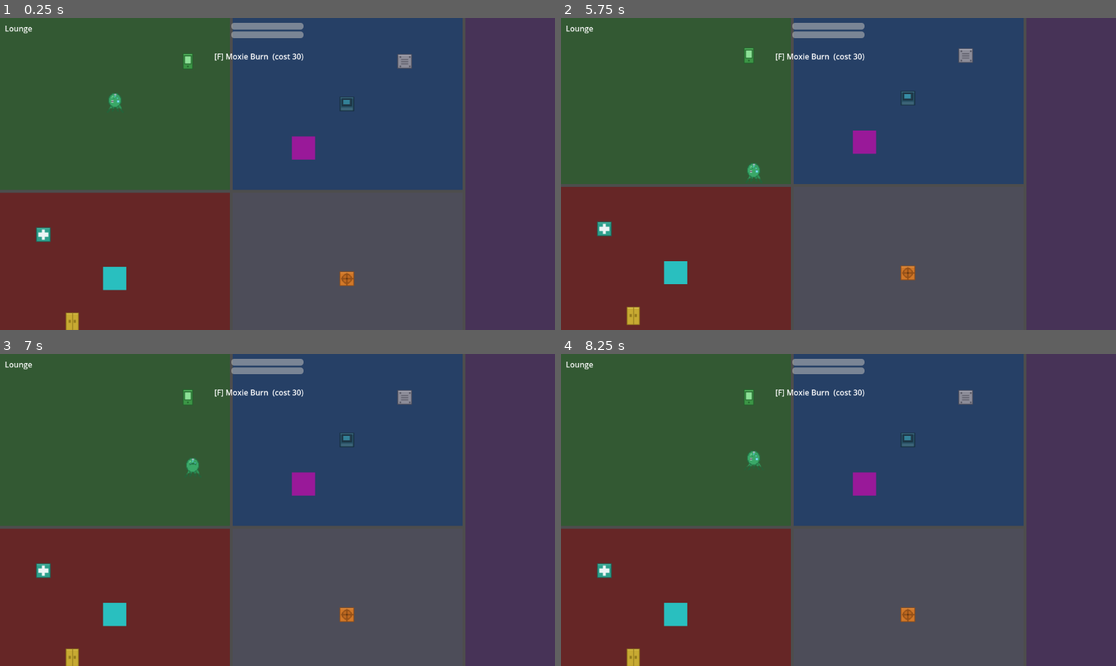
Above: before the commit, frames 1-4 (two rows, left to right).
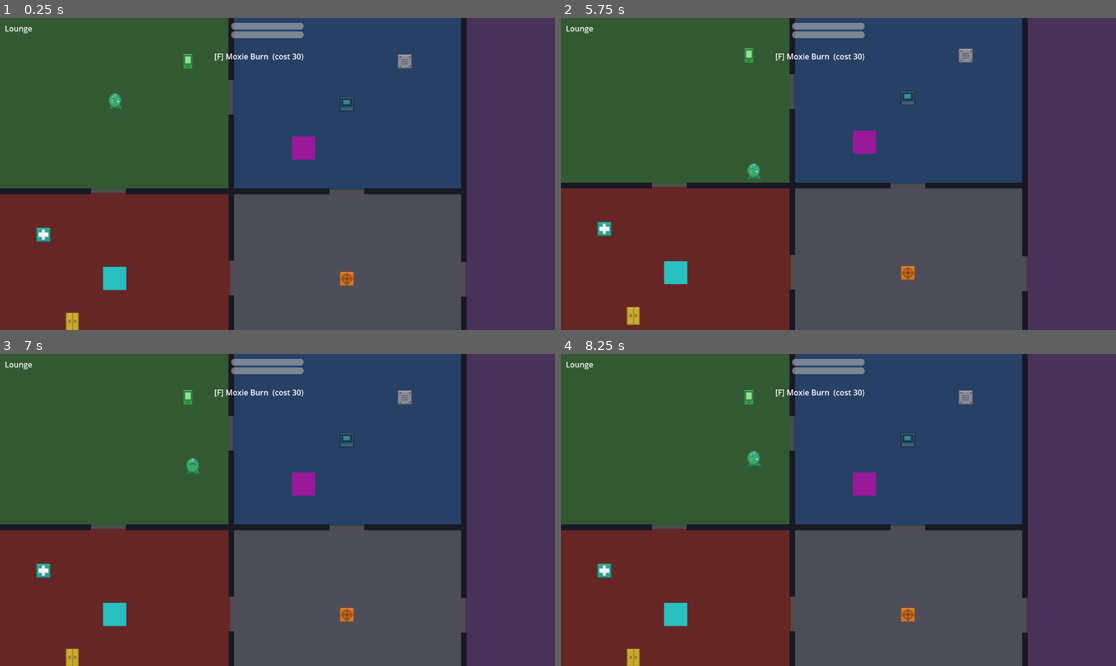
Above: after the commit, the same moments.

Repository: Curious-Conclusion/habitate-echo
Game: Godot game, scene res://scenes/main.tscn
The game is run twice, just before and just after one commit, with the same random seed, the same clock (stepped at 60 frames per second) and the same inputs.
Inputs (mouse positions are in pixels of both pictures, inside the frame that each line leads up to):
- Up to frame 1 (0.25 s): no input
- Up to frame 2 (5.75 s): tap Enter (ui_accept) at 0.5, 0.77, 2, 3.5, 3.77, 5 s; move the mouse to (960, 158) at 0.52 s; hold D (move_right) 0.53-1.25 s; hold E (interact) 0.53-1.25 s; click (960, 158) at 0.67 s; drag from (727, 189) to (677, 280) at 1.27 s; move the mouse to (894, 105) at 2.02 s; hold D (move_right) 2.03-2.75 s; hold E (interact) 2.03-2.75 s; click (894, 105) at 2.17 s; drag from (810, 236) to (633, 320) at 2.77 s; move the mouse to (1005, 220) at 3.52 s; hold A (move_left) 3.53-4.25 s; hold E (interact) 3.53-4.25 s; click (1005, 220) at 3.67 s; drag from (672, 127) to (905, 105) at 4.27 s; move the mouse to (866, 174) at 5.02 s; hold S (move_down) from 5.03 s (still down); hold E (interact) from 5.03 s (still down); click (866, 174) at 5.17 s
- Up to frame 3 (7 s): release S (move_down) at 5.75 s; release E (interact) at 5.75 s; drag from (194, 432) to (344, 609) at 5.77 s; tap Enter (ui_accept) at 6.5, 6.77 s; move the mouse to (399, 494) at 6.52 s; hold W (move_up) from 6.53 s (still down); hold E (interact) from 6.53 s (still down); click (399, 494) at 6.67 s
- Up to frame 4 (8.25 s): release W (move_up) at 7.25 s; release E (interact) at 7.25 s; drag from (727, 525) to (749, 397) at 7.27 s; tap Enter (ui_accept) at 8 s; move the mouse to (894, 441) at 8.02 s; hold S (move_down) from 8.03 s (still down); hold E (interact) from 8.03 s (still down); click (894, 441) at 8.17 s

The runs differ from the first frame. In frame 1, 3.1% of the frame differs, in the area x 0-85%, y 0-100%; in frame 2, 2.9%; in frame 3, 3.1%; in frame 4, 3.1%.

Commit message:
Add interior walls with doorways to the KE-7 station
Procedural interior walls (SEGMENTS table) divide the station into rooms
with doorways, wired into main.tscn.

Co-Authored-By: Claude Opus 4.7 <noreply@anthropic.com>

Diff:
--- a/scenes/main.tscn
+++ b/scenes/main.tscn
@@ -13,6 +13,7 @@
 [ext_resource type="PackedScene" path="res://scenes/end_screen.tscn" id="11_endscr"]
 [ext_resource type="Script" uid="uid://cx0v4g35cj00s" path="res://scripts/glitch_overlay.gd" id="12_eb6dy"]
 [ext_resource type="Script" path="res://scripts/hacking_minigame.gd" id="13_hack"]
+[ext_resource type="Script" path="res://scripts/interior_walls.gd" id="14_walls"]
 
 [sub_resource type="RectangleShape2D" id="RectangleShape2D_sgp6g"]
 size = Vector2(1000, 8)
@@ -93,6 +94,9 @@
 [node name="CollisionShape2D" type="CollisionShape2D" parent="WallRight" unique_id=910804145]
 shape = SubResource("RectangleShape2D_sugp2")
 
+[node name="InteriorWalls" type="Node2D" parent="."]
+script = ExtResource("14_walls")
+
 [node name="UI" type="CanvasLayer" parent="." unique_id=1548989676]
 
 [node name="ZoneLabel" type="Label" parent="UI" unique_id=1884809633]
--- /dev/null
+++ b/scripts/interior_walls.gd
@@ -0,0 +1,43 @@
+extends Node2D
+## Builds the station's interior walls (with doorway gaps) procedurally so the
+## four zones + Crew Quarters become connected rooms. Each segment is a solid
+## StaticBody2D with a dark visual. Edit SEGMENTS to move walls/doors.
+##
+## Doorways (gaps) in the layout:
+##   vertical wall x=320  -> doors at y 86-134 (Lounge<->ServerAlcove)
+##                                   y 336-384 (MedBay<->AirlockCorridor)
+##   horizontal wall y=240 -> doors at x 126-174 (Lounge<->MedBay)
+##                                    x 456-504 (ServerAlcove<->AirlockCorridor)
+##   right wall x=642      -> door  at y 338-386 (AirlockCorridor <-> Crew Quarters)
+
+const WALL_COLOR := Color(0.10, 0.10, 0.14)
+
+# Each segment is (x, y, width, height) in the top-left convention.
+const SEGMENTS: Array[Vector4] = [
+	# vertical divider at x=316..324
+	Vector4(316, 0, 8, 86), Vector4(316, 134, 8, 202), Vector4(316, 384, 8, 96),
+	# horizontal divider at y=236..244
+	Vector4(0, 236, 126, 8), Vector4(174, 236, 282, 8), Vector4(504, 236, 136, 8),
+	# Crew Quarters wall at x=638..646 (door in the Airlock Corridor's east wall)
+	Vector4(638, 0, 8, 338), Vector4(638, 386, 8, 94),
+]
+
+func _ready() -> void:
+	for s: Vector4 in SEGMENTS:
+		_make_wall(s.x, s.y, s.z, s.w)
+
+func _make_wall(x: float, y: float, w: float, h: float) -> void:
+	var body := StaticBody2D.new()
+	body.position = Vector2(x + w * 0.5, y + h * 0.5)
+	var col := CollisionShape2D.new()
+	var shape := RectangleShape2D.new()
+	shape.size = Vector2(w, h)
+	col.shape = shape
+	body.add_child(col)
+	var rect := ColorRect.new()
+	rect.color = WALL_COLOR
+	rect.size = Vector2(w, h)
+	rect.position = Vector2(-w * 0.5, -h * 0.5)
+	rect.mouse_filter = Control.MOUSE_FILTER_IGNORE
+	body.add_child(rect)
+	add_child(body)
Not shown, added: scripts/interior_walls.gd.uid
